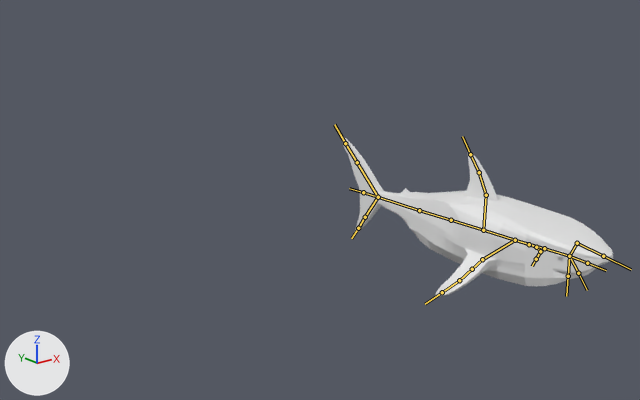
Before and after pictures for a commit that changed the FBX model Assets/Julian/Models/Enemies/Great White shark.fbx.
Rendered twice from a 50 mm camera at (-8.69, -7.28, 4.43) aimed at (-0.61, 2.81, 0.39). Lighting does not change. The marker at lower left points along +X, +Y and +Z. The bones that bend it are drawn over the model as lines.

Objects in the first picture: 'shark'.
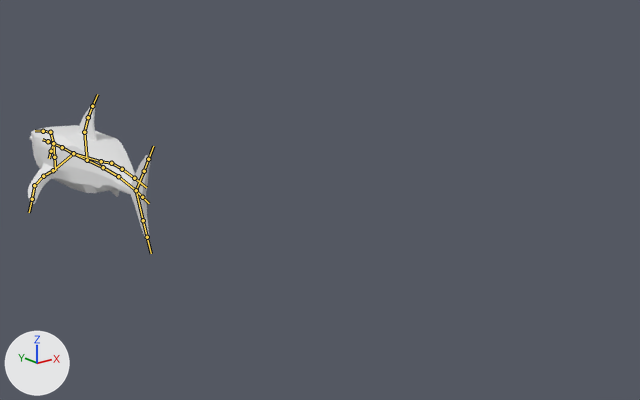
The newer file adds an action. The first version stands in its rest pose; the second is drawn at frame 132 of the action 'Armature|Attack'.

Boxes (x1, y1, x2, y2) around the edits, measured in the pictures (640 x 400 px):
'shark', posed (55% narrower, 12% shorter)
    before: (341, 135, 613, 296)
    after: (28, 104, 151, 246)
bone 'Bone', root to tip
    before: (544, 248) to (515, 240)
    after: (62, 147) to (73, 153)
bone 'Bone.003', root to tip
    before: (451, 220) to (419, 210)
    after: (103, 167) to (118, 176)
bone 'Bone.004', root to tip
    before: (419, 210) to (378, 197)
    after: (118, 176) to (136, 190)
bone 'Bone.006', root to tip
    before: (378, 197) to (357, 162)
    after: (136, 190) to (144, 171)
bone 'Bone.010', root to tip
    before: (483, 230) to (486, 195)
    after: (87, 160) to (84, 132)
bone 'Bone.021', root to tip
    before: (529, 244) to (536, 247)
    after: (53, 170) to (43, 176)
bone 'Bone.022', root to tip
    before: (482, 259) to (472, 269)
    after: (101, 161) to (111, 163)
bone 'Bone.013', root to tip
    before: (544, 248) to (569, 256)
    after: (62, 147) to (53, 143)

The edits, one by one:
Bone 'Bone' (bone_bone) moves from (0.0, 0.0, 0.0) to (0.25, 8.72, 2.58).
Bone 'Bone' (bone_bone) turns from (0, 0, 0) to (-179, 0, -3) degrees about its own x, y and z.
Bone 'Bone.003' (bone_bone_003) turns from (0, 0, 0) to (-3, 0, 0) degrees about its own x, y and z.
Bone 'Bone.004' (bone_bone_004) turns from (0, 0, 0) to (-7, 0, 0) degrees about its own x, y and z.
Bone 'Bone.006' (bone_bone_006) turns from (0, 0, 0) to (-2, -1, 0) degrees about its own x, y and z.
Bone 'Bone.010' (bone_bone_010) turns from (0, 0, 0) to (0, 11, 0) degrees about its own x, y and z.
Bone 'Bone.021' (bone_bone_021) turns from (0, 0, 0) to (0, 0, -4) degrees about its own x, y and z.
Bone 'Bone.022' (bone_bone_022) turns from (0, 0, 0) to (0, 0, -4) degrees about its own x, y and z.
Bone 'Bone.013' (bone_bone_013) moves from (0.0, 0.0, 0.0) to (2.58, -8.72, 0.27).
Bone 'Bone.013' (bone_bone_013) turns from (0, 0, 0) to (4, 0, -180) degrees about its own x, y and z.
